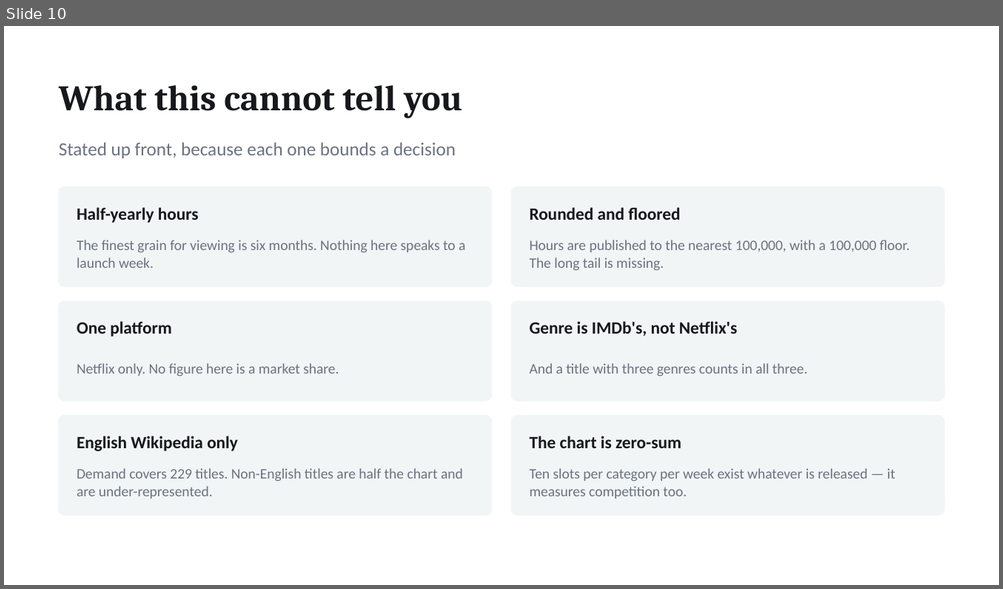
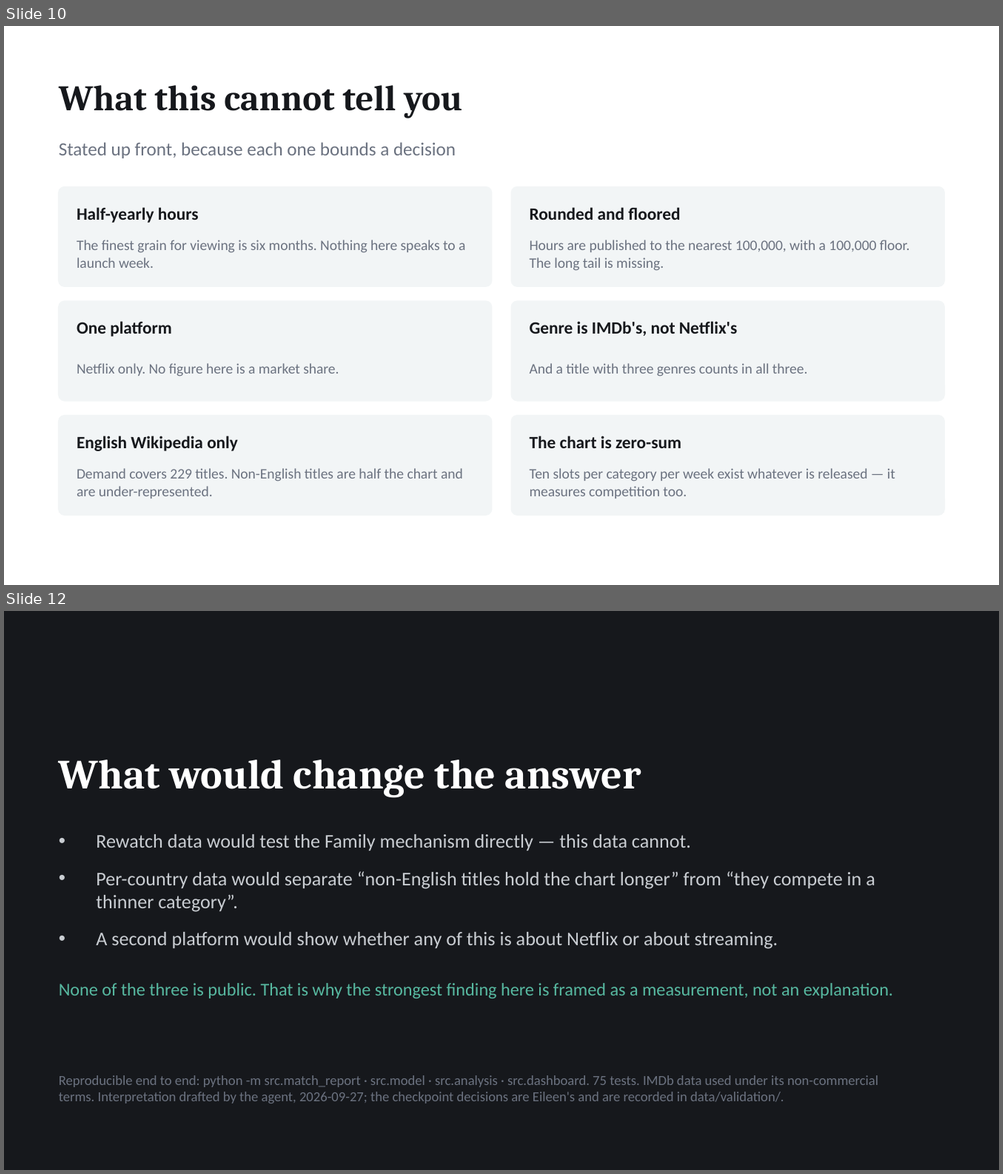
Before and after one commit to EileenIp/streaming-engagement, a slide deck: deliverables/streaming-engagement-deck.pptx. Shown one above the other, each under a label of ours: slide 10 before the commit, slides 10 and 12 after it; the slides between them are not shown. The pictures are 1003x589 and 1003x1174 pixels, drawn with LibreOffice and Linux fonts; fonts in the diff are those of the drawing. Boxes give left, top, right and bottom in pixels: in the first picture for what was removed or moved away, otherwise in the second. Text is boxed around its words. In the diff, an @@ line names an element or a change of style, - is before the commit and + after.

```diff
--- a/deliverables/streaming-engagement-deck.pptx
+++ b/deliverables/streaming-engagement-deck.pptx
@@ slide 12 added at [4,611,999,1170], background #16181C @@
@@ text added at [59,760,641,798], 30 pt, text #FFFFFF, bold @@
+What would change the answer
@@ text added at [96,834,875,949], 14 pt, text #C9CDD2 @@
+• Rewatch data would test the Family mechanism directly — this data cannot.
+• Per-country data would separate “non-English titles hold the chart longer” from “they compete in a thinner category”.
+• A second platform would show whether any of this is about Netflix or about streaming.
@@ text added at [59,983,893,999], 13 pt, text #57B8A0 @@
+None of the three is public. That is why the strongest finding here is framed as a measurement, not an explanation.
@@ text added at [59,1076,878,1104], 10 pt, text #6B7280 @@
+Reproducible end to end: python -m src.match_report · src.model · src.analysis · src.dashboard. 75 tests. IMDb data used under its non-commercial terms. Interpretation drafted by the agent, 2026-09-27; the checkpoint decisions are Eileen's and are recorded in data/validation/.
```
Also in this commit, not shown: 1 slide changed, 1 other slide added, 1 slide removed, 5 other files.
